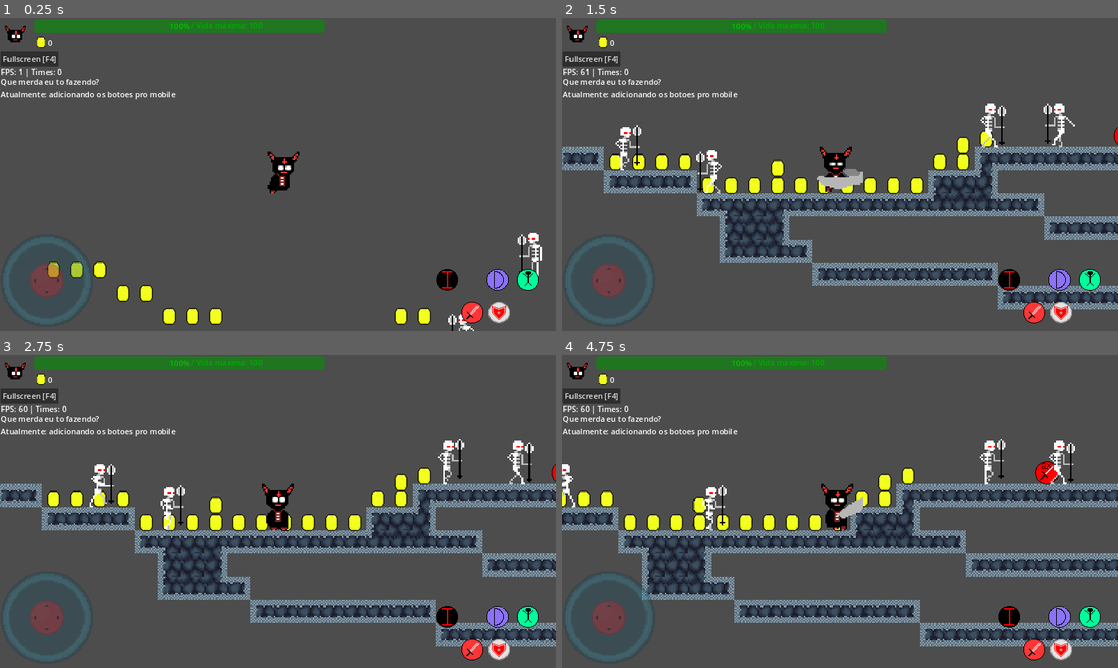
Above: before the commit, frames 1-4 (two rows, left to right).
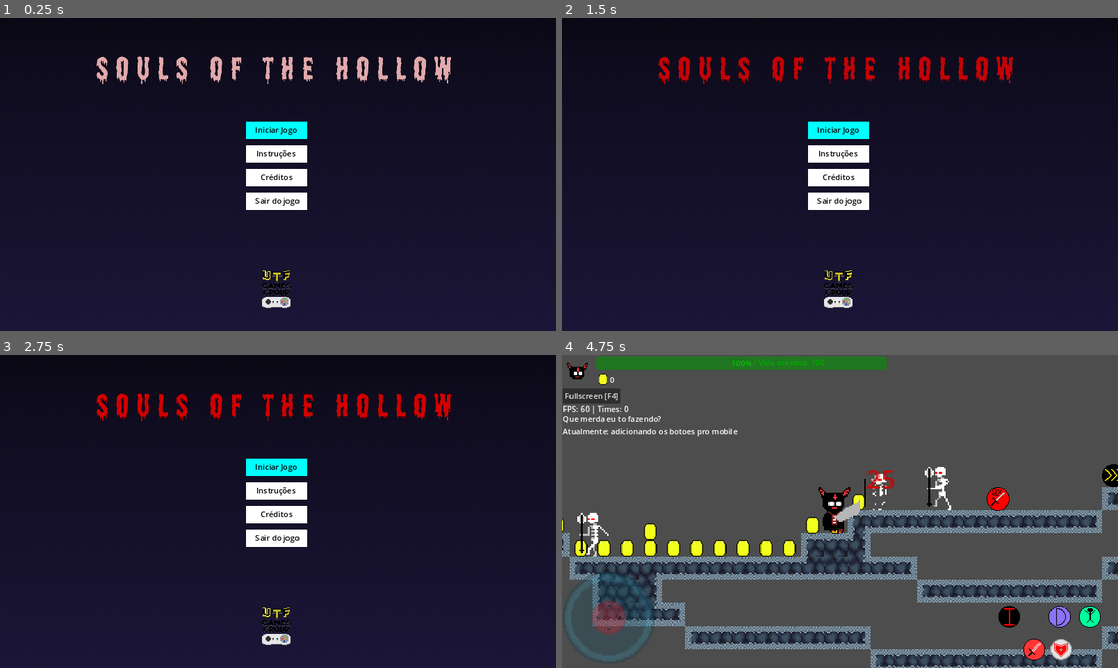
Above: after the commit, the same moments.

Repository: joaomoraski/proj-dev-jogos
Game: Godot game, scene res://TitleScreen/title_screen.tscn
The game is run twice, just before and just after one commit, with the same random seed, the same clock (stepped at 60 frames per second) and the same inputs. Before the commit the project starts from res://world.tscn.
Inputs (mouse positions are in pixels of both pictures, inside the frame that each line leads up to):
- Up to frame 1 (0.25 s): no input
- Up to frame 2 (1.5 s): click (840, 152) at 0.5 s, where only the run after the commit has a clickable "Instruções"; click (840, 177) at 1.25 s, where only the run after the commit has a clickable "Créditos"
- Up to frame 3 (2.75 s): click (278, 467) at 2 s, where only the run after the commit has a clickable "Iniciar Jogo"
- Up to frame 4 (4.75 s): click (840, 467) at 2.75 s, where only the run after the commit has a clickable "Iniciar Jogo"; tap Enter (ui_accept) at 3.5, 3.6, 3.77, 4.07 s; move the mouse to (962, 495) at 3.52 s; hold Right (ui_right) 3.53-4.25 s; click (962, 495) at 3.67 s; drag from (728, 527) to (867, 511) at 4.27 s

The runs differ from the first frame. In frame 1, 100% of the frame differs, in the area x 0-100%, y 0-100%; in frame 2, 98%; in frame 3, 98%; in frame 4, 33%.

Commit message:
criando a title screen e implementando botao de iniciar o jogo e sair do jogo

Diff:
--- /dev/null
+++ b/souls-of-the-hollow/TitleScreen/title_screen.gd
@@ -0,0 +1,64 @@
+extends Node2D
+
+
+var selected_option: int = 0
+var past_option: int = 0
+var selected_color: Color = Color(0,1,1,1)
+var buttons_index = {}
+var buttons_index_color = {}
+enum {STARTBUTTON, INSTRUCTIONBUTTON, CREDITSBUTTON, EXITBUTTON}
+
+# Called when the node enters the scene tree for the first time.
+func _ready():
+	buttons_index = {
+		STARTBUTTON: $Buttons/StartGame,
+		INSTRUCTIONBUTTON: $Buttons/Instructions,
+		CREDITSBUTTON: $Buttons/Credits,
+		EXITBUTTON: $Buttons/ExitGame
+	}
+
+	buttons_index_color = {
+		STARTBUTTON: $Buttons/StartGame/StartGameColor,
+		INSTRUCTIONBUTTON: $Buttons/Instructions/InstructionsColor,
+		CREDITSBUTTON: $Buttons/Credits/CreditsColor,
+		EXITBUTTON: $Buttons/ExitGame/ExitGameColor
+	}
+
+# Called every frame. 'delta' is the elapsed time since the previous frame.
+func _process(delta):
+	if Input.is_action_just_pressed("ui_up"):
+		if selected_option > 0:
+			past_option = selected_option
+			selected_option -=1
+	if Input.is_action_just_pressed("ui_down"):
+		if selected_option < 3:
+			past_option = selected_option
+			selected_option +=1
+	if Input.is_action_just_pressed("ui_accept"):
+		match selected_option:
+			STARTBUTTON:
+				get_tree().change_scene_to_file("res://world.tscn")
+			INSTRUCTIONBUTTON:
+				print("Instructions button")
+			CREDITSBUTTON:
+				print("Credits button")
+			EXITBUTTON:
+				get_tree().quit()
+	change_button_color()
+
+func change_button_color():
+	buttons_index_color[selected_option].color = selected_color
+	if selected_option != past_option:
+		buttons_index_color[past_option].color = Color(1,1,1,1)
+
+func _on_start_touch_screen_pressed():
+	pass # Replace with function body.
+
+func _on_instruction_touch_screen_pressed():
+	pass # Replace with function body.
+
+func _on_credits_touch_screen_pressed():
+	pass # Replace with function body.
+
+func _on_exit_game_touch_screen_pressed():
+	pass # Replace with function body.
--- /dev/null
+++ b/souls-of-the-hollow/TitleScreen/title_screen.tscn
@@ -0,0 +1,244 @@
+[gd_scene load_steps=13 format=3 uid="uid://cqk314xfnw2vj"]
+
+[ext_resource type="Texture2D" uid="uid://ba3oowpbfc84f" path="res://Maps/Background/FirstMap/bg1.png" id="1_2jsnj"]
+[ext_resource type="Script" path="res://TitleScreen/title_screen.gd" id="1_dgcnp"]
+[ext_resource type="Texture2D" uid="uid://ci33lm44ctlad" path="res://TitleScreen/souls-of-the-hollow-title-sem-fundo.png" id="2_6g8vm"]
+[ext_resource type="Texture2D" uid="uid://daigbuci3ths" path="res://TitleScreen/logo_gamepad_80x80.png" id="3_vhlbo"]
+
+[sub_resource type="Animation" id="Animation_vgybu"]
+resource_name = "PiscaVermeio"
+length = 10.0
+loop_mode = 1
+tracks/0/type = "value"
+tracks/0/imported = false
+tracks/0/enabled = true
+tracks/0/path = NodePath("Sprite2D:frame")
+tracks/0/interp = 1
+tracks/0/loop_wrap = true
+tracks/0/keys = {
+"times": PackedFloat32Array(0),
+"transitions": PackedFloat32Array(1),
+"update": 1,
+"values": [0]
+}
+tracks/1/type = "value"
+tracks/1/imported = false
+tracks/1/enabled = true
+tracks/1/path = NodePath("Sprite2D:modulate")
+tracks/1/interp = 1
+tracks/1/loop_wrap = true
+tracks/1/keys = {
+"times": PackedFloat32Array(1, 2, 3.5, 5.1, 6.1, 7.1, 9, 10),
+"transitions": PackedFloat32Array(1, 1, 1, 1, 1, 1, 1, 1),
+"update": 0,
+"values": [Color(1, 0, 0, 0.498039), Color(1, 0, 0, 1), Color(0.639216, 0, 0, 1), Color(0.858824, 0, 0, 1), Color(0.592157, 0, 0, 1), Color(0.67539, 0, 0, 0.897559), Color(0.835294, 0, 0, 0.701961), Color(1, 1, 1, 1)]
+}
+
+[sub_resource type="Animation" id="Animation_dnka8"]
+length = 0.001
+tracks/0/type = "value"
+tracks/0/imported = false
+tracks/0/enabled = true
+tracks/0/path = NodePath("Sprite2D:modulate")
+tracks/0/interp = 1
+tracks/0/loop_wrap = true
+tracks/0/keys = {
+"times": PackedFloat32Array(0),
+"transitions": PackedFloat32Array(1),
+"update": 0,
+"values": [Color(1, 0, 0, 0.498039)]
+}
+
+[sub_resource type="AnimationLibrary" id="AnimationLibrary_veil2"]
+_data = {
+"PiscaVermeio": SubResource("Animation_vgybu"),
+"RESET": SubResource("Animation_dnka8")
+}
+
+[sub_resource type="RectangleShape2D" id="RectangleShape2D_3guk2"]
+size = Vector2(126, 36)
+
+[sub_resource type="RectangleShape2D" id="RectangleShape2D_xatsm"]
+size = Vector2(126, 36)
+
+[sub_resource type="Animation" id="Animation_fvjsp"]
+resource_name = "LogoLegal"
+length = 0.8
+loop_mode = 1
+tracks/0/type = "value"
+tracks/0/imported = false
+tracks/0/enabled = true
+tracks/0/path = NodePath("Sprite2D:frame")
+tracks/0/interp = 1
+tracks/0/loop_wrap = true
+tracks/0/keys = {
+"times": PackedFloat32Array(0, 0.2, 0.4, 0.6, 0.8),
+"transitions": PackedFloat32Array(1, 1, 1, 1, 1),
+"update": 1,
+"values": [0, 1, 2, 3, 4]
+}
+
+[sub_resource type="Animation" id="Animation_tcrr3"]
+length = 0.001
+tracks/0/type = "value"
+tracks/0/imported = false
+tracks/0/enabled = true
+tracks/0/path = NodePath("Sprite2D:frame")
+tracks/0/interp = 1
+tracks/0/loop_wrap = true
+tracks/0/keys = {
+"times": PackedFloat32Array(0),
+"transitions": PackedFloat32Array(1),
+"update": 1,
+"values": [1]
+}
+
+[sub_resource type="AnimationLibrary" id="AnimationLibrary_alsib"]
+_data = {
+"LogoLegal": SubResource("Animation_fvjsp"),
+"RESET": SubResource("Animation_tcrr3")
+}
+
+[node name="TitleScreen" type="Node2D"]
+script = ExtResource("1_dgcnp")
+
+[node name="Background" type="Sprite2D" parent="."]
+position = Vector2(568, 302)
+scale = Vector2(3.97396, 3.46759)
+texture = ExtResource("1_2jsnj")
+flip_v = true
+
+[node name="Title" type="Node2D" parent="."]
+
+[node name="Sprite2D" type="Sprite2D" parent="Title"]
+modulate = Color(1, 0, 0, 0.498039)
+position = Vector2(567, 106)
+scale = Vector2(0.7, 0.7)
+texture = ExtResource("2_6g8vm")
+
+[node name="AnimationPlayer" type="AnimationPlayer" parent="Title"]
+autoplay = "PiscaVermeio"
+libraries = {
+"": SubResource("AnimationLibrary_veil2")
+}
+
+[node name="Buttons" type="Node2D" parent="."]
+
+[node name="StartGame" type="TextureButton" parent="Buttons"]
+offset_left = 510.0
+offset_top = 214.0
+offset_right = 636.0
+offset_bottom = 250.0
+
+[node name="StartGameColor" type="ColorRect" parent="Buttons/StartGame"]
+layout_mode = 0
+offset_right = 126.0
+offset_bottom = 36.0
+
+[node name="StartGameLabel" type="Label" parent="Buttons/StartGame"]
+modulate = Color(0, 0, 0, 1)
+layout_mode = 0
+offset_left = 19.0
+offset_top = 6.0
+offset_right = 105.0
+offset_bottom = 32.0
+text = "Iniciar Jogo"
+
+[node name="StartTouchScreen" type="TouchScreenButton" parent="Buttons/StartGame"]
+position = Vector2(63, 18)
+shape = SubResource("RectangleShape2D_3guk2")
+
+[node name="Instructions" type="TextureButton" parent="Buttons"]
+offset_left = 510.0
+offset_top = 263.0
+offset_right = 636.0
+offset_bottom = 299.0
+
+[node name="InstructionsColor" type="ColorRect" parent="Buttons/Instructions"]
+layout_mode = 0
+offset_right = 126.0
+offset_bottom = 36.0
+
+[node name="InstructionsLabel" type="Label" parent="Buttons/Instructions"]
+modulate = Color(0, 0, 0, 1)
+layout_mode = 0
+offset_left = 21.0
+offset_top = 6.0
+offset_right = 107.0
+offset_bottom = 32.0
+text = "Instruções"
+
+[node name="InstructionTouchScreen" type="TouchScreenButton" parent="Buttons/Instructions"]
+position = Vector2(63, 18)
+shape = SubResource("RectangleShape2D_xatsm")
+
+[node name="Credits" type="TextureButton" parent="Buttons"]
+offset_left = 510.0
+offset_top = 312.0
+offset_right = 636.0
+offset_bottom = 348.0
+
+[node name="CreditsColor" type="ColorRect" parent="Buttons/Credits"]
+layout_mode = 0
+offset_right = 126.0
+offset_bottom = 36.0
+
+[node name="CreditsLabel" type="Label" parent="Buttons/Credits"]
+modulate = Color(0, 0, 0, 1)
+layout_mode = 0
+offset_left = 30.0
+offset_top = 6.0
+offset_right = 116.0
+offset_bottom = 32.0
+text = "Créditos"
+
+[node name="CreditsTouchScreen" type="TouchScreenButton" parent="Buttons/Credits"]
+position = Vector2(63, 18)
+shape = SubResource("RectangleShape2D_xatsm")
+
+[node name="ExitGame" type="TextureButton" parent="Buttons"]
+offset_left = 510.0
+offset_top = 361.0
+offset_right = 636.0
+offset_bottom = 397.0
+
+[node name="ExitGameColor" type="ColorRect" parent="Buttons/ExitGame"]
+layout_mode = 0
+offset_right = 126.0
+offset_bottom = 36.0
+
+[node name="ExitGamesLabel" type="Label" parent="Buttons/ExitGame"]
+modulate = Color(0, 0, 0, 1)
+layout_mode = 0
+offset_left = 19.0
+offset_top = 6.0
+offset_right = 110.0
+offset_bottom = 32.0
+text = "Sair do jogo"
+
+[node name="ExitGameTouchScreen" type="TouchScreenButton" parent="Buttons/ExitGame"]
+position = Vector2(63, 18)
+shape = SubResource("RectangleShape2D_xatsm")
+
+[node name="UTFPRLOGO" type="Node2D" parent="."]
+
+[node name="Sprite2D" type="Sprite2D" parent="UTFPRLOGO"]
+position = Vector2(574, 561)
+texture = ExtResource("3_vhlbo")
+hframes = 5
+frame = 1
+
+[node name="AnimationPlayer" type="AnimationPlayer" parent="UTFPRLOGO"]
+autoplay = "LogoLegal"
+libraries = {
+"": SubResource("AnimationLibrary_alsib")
+}
+
+[node name="Label" type="Label" parent="."]
+offset_right = 40.0
+offset_bottom = 23.0
+
+[connection signal="pressed" from="Buttons/StartGame/StartTouchScreen" to="." method="_on_start_touch_screen_pressed"]
+[connection signal="pressed" from="Buttons/Instructions/InstructionTouchScreen" to="." method="_on_instruction_touch_screen_pressed"]
+[connection signal="pressed" from="Buttons/Credits/CreditsTouchScreen" to="." method="_on_credits_touch_screen_pressed"]
+[connection signal="pressed" from="Buttons/ExitGame/ExitGameTouchScreen" to="." method="_on_exit_game_touch_screen_pressed"]
--- a/souls-of-the-hollow/project.godot
+++ b/souls-of-the-hollow/project.godot
@@ -11,7 +11,7 @@
 [application]
 
 config/name="Souls Of The Hollow"
-run/main_scene="res://world.tscn"
+run/main_scene="res://TitleScreen/title_screen.tscn"
 config/features=PackedStringArray("4.1", "GL Compatibility")
 config/icon="res://icon.svg"
 
Binary file added: souls-of-the-hollow/TitleScreen/logo_gamepad_80x80.png
Not shown, added: souls-of-the-hollow/TitleScreen/logo_gamepad_80x80.png.import
Binary file added: souls-of-the-hollow/TitleScreen/souls-of-the-hollow-title-sem-fundo.png
Not shown, added: souls-of-the-hollow/TitleScreen/souls-of-the-hollow-title-sem-fundo.png.import
Not shown, added: saves-tileset-piskel/souls-of-the-hollow-title-sem-fundo.png
Not shown, added: saves-tileset-piskel/souls-of-the-hollow-title.png
